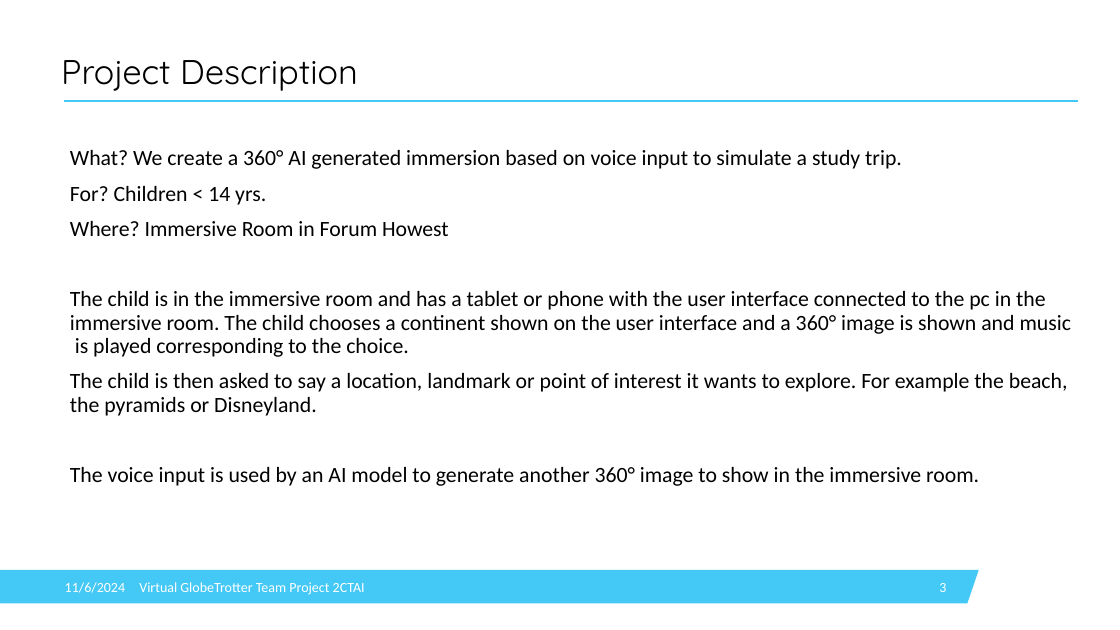
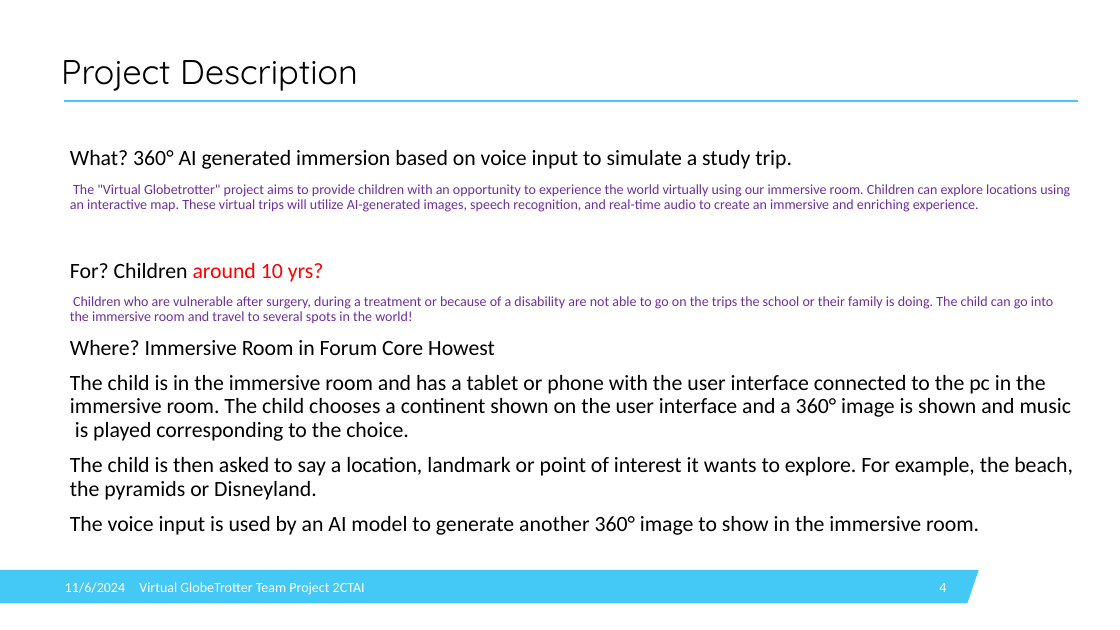
Before and after one commit to IsabelleDesle/VirtualGlobeTrotter, a slide deck: slide 4 of PresentationVGT.pptx (slide 3 before the commit). Drawn at 1120x630 pixels with LibreOffice and Linux fonts; fonts in the diff are those of the drawing; background and template pictures are left out. Boxes give left, top, right and bottom in pixels: in the first picture for what was removed or moved away, otherwise in the second. Text is boxed around its words. In the diff, an @@ line names an element or a change of style, - is before the commit and + after.

```diff
--- a/PresentationVGT.pptx
+++ b/PresentationVGT.pptx
@@ text at [70, 150, 1070, 355]: text changed; size 28 to 18 pt; text colour #000000 to #6F2F9F @@
-What? We create a 360° AI generated immersion based on voice input to simulate a study trip.
-For? Children < 14 yrs.
-Where? Immersive Room in Forum Howest
+What? 360° AI generated immersion based on voice input to simulate a study trip.
+The "Virtual Globetrotter" project aims to provide children with an opportunity to experience the world virtually using our immersive room. Children can explore locations using an interactive map. These virtual trips will utilize AI-generated images, speech recognition, and real-time audio to create an immersive and enriching experience.
+For? Children around 10 yrs?
+Children who are vulnerable after surgery, during a treatment or because of a disability are not able to go on the trips the school or their family is doing. The child can go into the immersive room and travel to several spots in the world!
+Where? Immersive Room in Forum Core Howest
@@ text at [70, 457, 1073, 500]: text changed @@
-The child is then asked to say a location, landmark or point of interest it wants to explore. For example the beach, the pyramids or Disneyland.
+The child is then asked to say a location, landmark or point of interest it wants to explore. For example, the beach, the pyramids or Disneyland.
@@ page number at [939, 583, 946, 592]: text changed @@
-3
+4
```
Also in this commit, not shown: 9 other slides changed, 1 slide removed, 3 other files.
